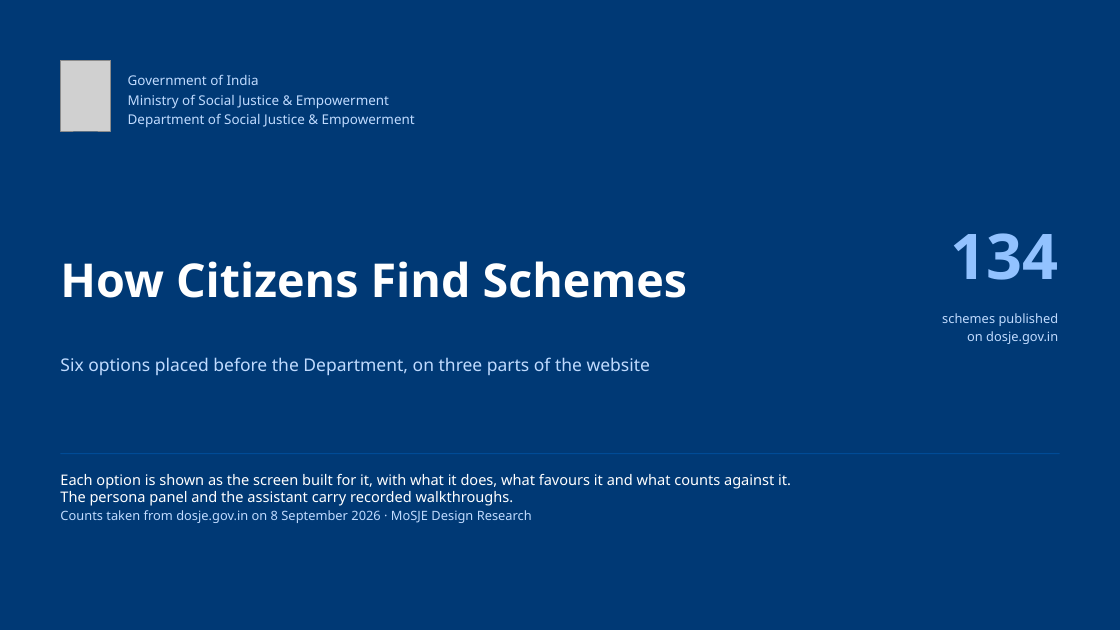
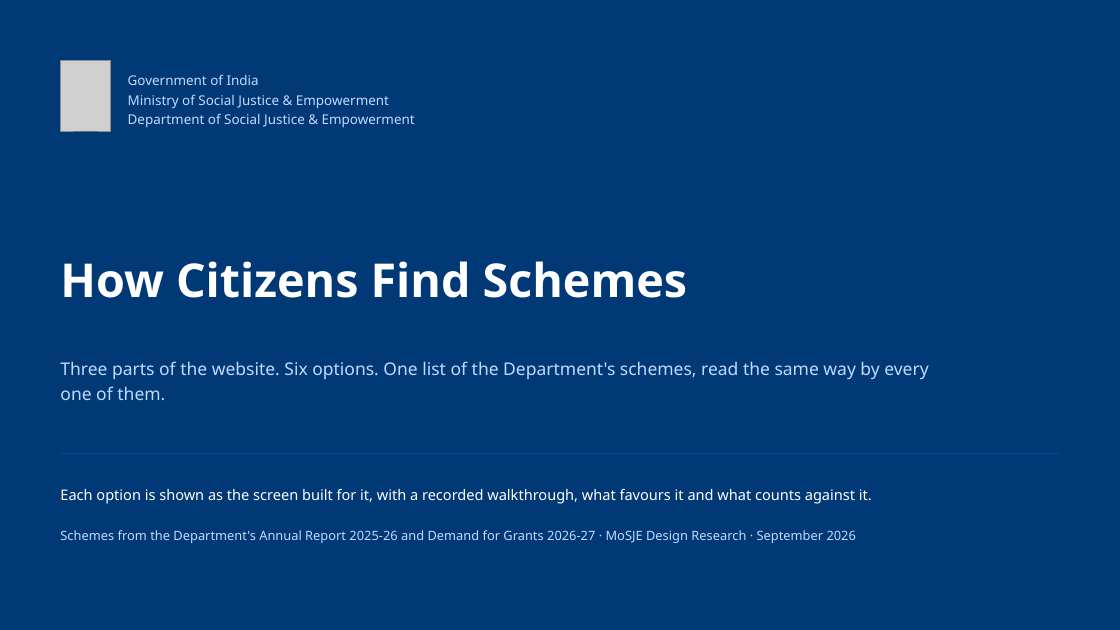
Before and after one commit to AkashShivanand/mosje, a slide deck: slide 1 of docs/plans/MoSJE-Service-Discovery-Options.pptx. Drawn at 1120x630 pixels with LibreOffice and Linux fonts; fonts in the diff are those of the drawing; grey boxes stand for pictures. Boxes give left, top, right and bottom in pixels: in the first picture for what was removed or moved away, otherwise in the second. Text is boxed around its words. In the diff, an @@ line names an element or a change of style, - is before the commit and + after.

```diff
--- a/docs/plans/MoSJE-Service-Discovery-Options.pptx
+++ b/docs/plans/MoSJE-Service-Discovery-Options.pptx
@@ text removed at [950,233,1058,280] @@
-134
@@ text removed at [942,313,1059,344] @@
-schemes published
-on dosje.gov.in
@@ text removed at [60,357,650,375] @@
-Six options placed before the Department, on three parts of the website
@@ text added at [60,361,928,400], 15 pt, text #C0DBFF @@
+Three parts of the website. Six options. One list of the Department's schemes, read the same way by every one of them.
@@ text at [60,489,872,504]: text changed @@
-Each option is shown as the screen built for it, with what it does, what favours it and what counts against it. The persona panel and the assistant carry recorded walkthroughs.
+Each option is shown as the screen built for it, with a recorded walkthrough, what favours it and what counts against it.
@@ text removed at [60,510,532,523] @@
-Counts taken from dosje.gov.in on 8 September 2026 · MoSJE Design Research
@@ text added at [60,530,856,543], 11 pt, text #C0DBFF @@
+Schemes from the Department's Annual Report 2025-26 and Demand for Grants 2026-27 · MoSJE Design Research · September 2026
```
Also in this commit, not shown: 8 other slides changed, 4 slides added, 2 slides removed, 27 other files.
